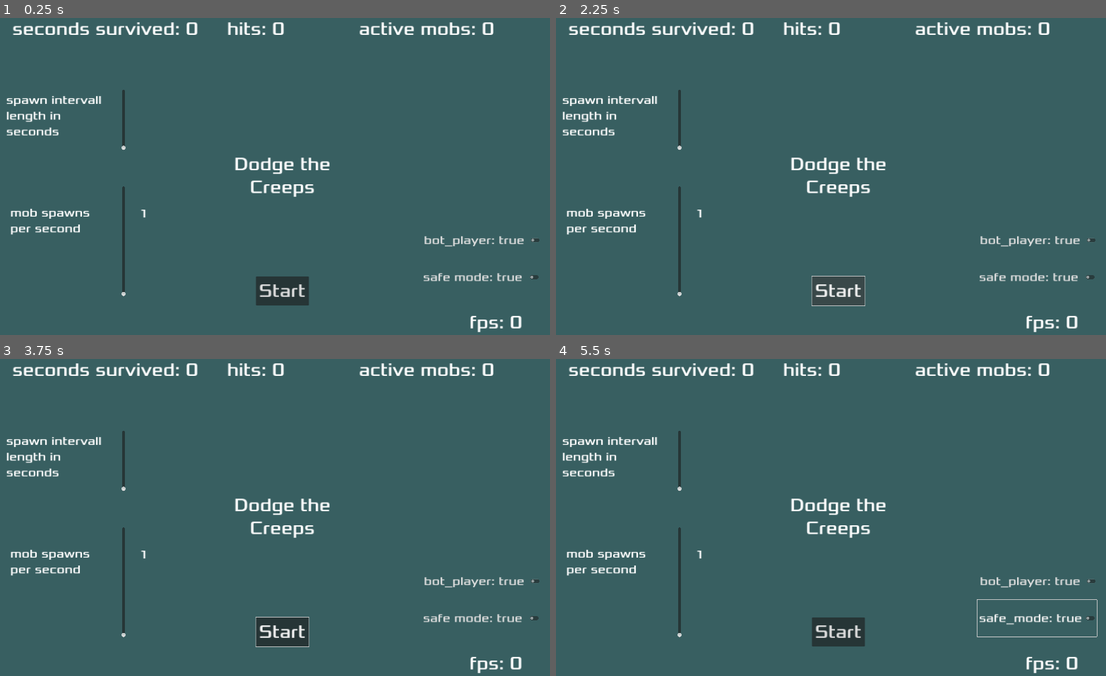
Above: before the commit, frames 1-4 (two rows, left to right).
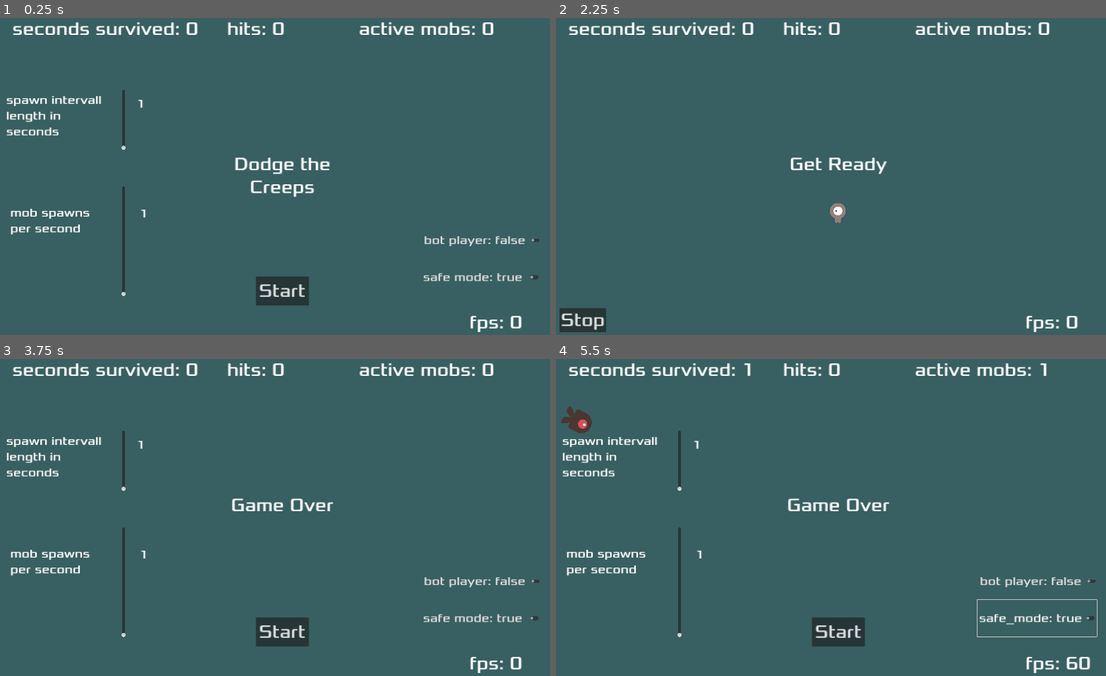
Above: after the commit, the same moments.

Repository: franziskusz/dodge-gds
Game: Godot game, scene res://Main.tscn
Same seed, same stepped clock (60 frames per second), same inputs: the game is played once before the commit and once after it.
Inputs (mouse positions are in pixels of both pictures, inside the frame that each line leads up to):
- Up to frame 1 (0.25 s): no input
- Up to frame 2 (2.25 s): click "bot_player: true" (after the commit: "bot player: false") at 0.5 s; click "bot_player: true" (after the commit: "bot player: true") at 1.25 s; click "Start" at 2 s
- Up to frame 3 (3.75 s): click (280, 631) at 2.75 s, where only the run before the commit has a clickable "Start"; click (27, 660) at 3.5 s, where only the run after the commit has a clickable "Stop"
- Up to frame 4 (5.5 s): click "safe mode: true" at 4.25 s; click "safe_mode: false" at 5 s

The runs differ from the first frame. In frame 1, 0.2% of the frame differs, in the area x 25-96%, y 25-73%; in frame 2, 3.3%, in the area x 0-99%, y 22-100%; in frame 3, 1.0%; in frame 4, 1.4%.
Error before the commit: Cannot call method 'connect' on a null value. (res://Player.gd:56)

Commit message:
bug fixes

Diff:
--- a/HUD.gd
+++ b/HUD.gd
@@ -16,7 +16,9 @@
 func show_message(text):
 	$MessageLabel.text = text
 	$MessageLabel.show()
+	$MessageTimer.set_wait_time(2.0)
 	$MessageTimer.start()
+
 
 
 func show_game_over():
@@ -36,7 +38,7 @@
 	var label_text = "hits: "
 	$HitLabel.text = label_text + str(hits)
 
-func update_mob_counter(mob_counter: int):
+func update_mob_counter_label(mob_counter: int):
 	var label_text = "active mobs: "
 	$MobLabel.text = label_text + str(mob_counter)
 
@@ -73,12 +75,12 @@
 	$SafeModeSwitch.text = "safe_mode: " + str(is_safe)
 
 func init_bot_player_switch():
-	$BotPlayerSwitch.connect("pressed", on_bot_player_switch())
+	$BotPlayerSwitch.connect("pressed", on_bot_player_switch)
 
 func on_bot_player_switch():
 	is_bot_player = !is_bot_player
 	emit_signal("bot_player_switch", is_bot_player)
-	$BotPlayerSwitch.text = "bot_player: "+ str(is_bot_player)
+	$BotPlayerSwitch.text = "bot player: "+ str(is_bot_player)
 
 func init_mob_spawn_slider():
 	$MobSpawnSlider.set_use_rounded_values(true)
@@ -86,7 +88,7 @@
 	$MobSpawnSlider.set_max(100.0)
 	$MobSpawnSlider.set_ticks_on_borders(true)
 
-	$MobSpawnSlider.value_changed.connect(update_mob_spawn_label(1.0))
+	$MobSpawnSlider.value_changed.connect(update_mob_spawn_label)
 	update_mob_spawn_label(1.0)
 
 func update_mob_spawn_label(slider_value: float):
@@ -99,8 +101,8 @@
 	$SpawnIntervallSlider.set_max(60.0)
 	$SpawnIntervallSlider.set_ticks_on_borders(true)
 
-	$SpawnIntervallSlider.value_changed.connect(update_mob_spawn_label(1.0))
-	update_mob_spawn_label(1.0)
+	$SpawnIntervallSlider.value_changed.connect(update_spawn_intervall_slider)
+	update_spawn_intervall_slider(1.0)
 
 func update_spawn_intervall_slider(slider_value: float):
 	var spawn_intervall_length = int(slider_value)
@@ -110,3 +112,4 @@
 	init_mob_spawn_slider()
 	init_spawn_intervall_slider()
 	init_bot_player_switch()
+	$MessageTimer.timeout.connect(_on_MessageTimer_timeout)
--- a/HUD.tscn
+++ b/HUD.tscn
@@ -187,7 +187,6 @@
 theme_override_fonts/font = ExtResource("1_poxll")
 theme_override_font_sizes/font_size = 41
 
-[connection signal="pressed" from="StartButton" to="." method="on_start_button_pressed"]
+[connection signal="pressed" from="StartButton" to="." method="_on_StartButton_pressed"]
 [connection signal="pressed" from="StopButton" to="." method="on_stop_button_pressed"]
-[connection signal="timeout" from="MessageTimer" to="." method="on_message_timer_timeout"]
 [connection signal="pressed" from="SafeModeSwitch" to="." method="on_safe_mode_switch"]
--- a/Main.gd
+++ b/Main.gd
@@ -23,6 +23,7 @@
 func game_over():
 	$ScoreTimer.stop()
 	$MobTimer.stop()
+	$FPSTimer.stop()
 	$HUD.show_game_over()
 	$Music.stop()
 	$DeathSound.play()
@@ -52,6 +53,8 @@
 	$ScoreTimer.start()
 	$FPSTimer.set_wait_time(1.0)
 	$FPSTimer.start()
+
+	frames = 0
 
 	var initial_wave_size = mob_spawns_per_second
 	wave_size = initial_wave_size
@@ -87,24 +90,29 @@
 
 
 func _on_MobTimer_timeout():
+	print("A wave size "+str(wave_size))
 	var wave_size_float = float(wave_size)
 	var spawn_intervall_length_float = float(spawn_intervall_length)
 	var mob_spawns_per_second_float = float(mob_spawns_per_second)
 
 	var loop_var: float = wave_size_float / spawn_intervall_length_float
 	if loop_var < mob_spawns_per_second_float:
-		wave_size += mob_spawns_per_second
+		var wave_size_var = wave_size + mob_spawns_per_second
+		wave_size = wave_size_var
+		#print("loop var " + str(loop_var)) #debug
+		#print("B wave size "+str(wave_size)) #debug
 	else:
 		var i: int = 0
+		#print("C wave size "+str(wave_size)) #debug
 		while i < wave_size:
-			i = i + 1
+			i += 1
 			spawn_mob()
-	wave_size = mob_spawns_per_second
+		wave_size = mob_spawns_per_second
 
 func spawn_mob():
 
 	# Create a new instance of the Mob scene.
-	var mob_scene = mob_scene.instantiate()
+	var mob_scene_inst = mob_scene.instantiate()
 
 	# Choose a random location on Path2D.
 	var mob_spawn_location = get_node(^"MobPath/MobSpawnLocation")
@@ -114,7 +122,7 @@
 	#var direction = mob_spawn_location.rotation + PI / 2
 
 	# Set the mob's position to a random location.
-	mob_scene.position = mob_spawn_location.position
+	mob_scene_inst.position = mob_spawn_location.position
 
 	# Add some randomness to the direction.
 	#direction += randf_range(-PI / 4, PI / 4)
@@ -122,7 +130,7 @@
 
 	var start_target: Vector2 = $Player.position
 	var start_angle: float = mob_spawn_location.position.angle_to_point(start_target)
-	mob_scene.rotation = start_angle
+	mob_scene_inst.rotation = start_angle
 
 	# Choose the velocity for the mob.
 	#var velocity = Vector2(randf_range(150.0, 250.0), 0.0)
@@ -130,7 +138,7 @@
 
 	# Spawn the mob by adding it to the Main scene.
 
-	add_child(mob_scene)
+	add_child(mob_scene_inst)
 
 	update_mob_counter(1)
 
@@ -152,13 +160,15 @@
 
 
 func _ready():
-	$HUD.safe_mode_switch.connect(switch_safe_mode(true))
+	$HUD.safe_mode_switch.connect(switch_safe_mode)
 
-	$HUD/MobSpawnSlider.value_changed.connect(update_mob_spawn_rate(1))
+	$HUD.stop_game.connect(game_over)
 
-	$HUD/SpawnInterVallSlider.value_changed.connect(update_spawn_intervall_length(1))
+	$HUD/MobSpawnSlider.value_changed.connect(update_mob_spawn_rate)
 
-	$Player.send_player_position.connect(update_player_position($StartPosition.position))
+	$HUD/SpawnIntervallSlider.value_changed.connect(update_spawn_intervall_length)
 
-func _process(delta):
+	$Player.send_player_position.connect(update_player_position)
+
+func _process(_delta):
 	frames +=1
--- a/Main.tscn
+++ b/Main.tscn
@@ -56,7 +56,8 @@
 [node name="DeathSound" type="AudioStreamPlayer" parent="."]
 stream = ExtResource("6")
 
-[connection signal="hit" from="Player" to="." method="game_over"]
+[connection signal="safe_mode_shutdown" from="." to="HUD" method="on_stop_button_pressed"]
+[connection signal="hit" from="Player" to="." method="on_hit_count"]
 [connection signal="timeout" from="MobTimer" to="." method="_on_MobTimer_timeout"]
 [connection signal="timeout" from="ScoreTimer" to="." method="_on_ScoreTimer_timeout"]
 [connection signal="timeout" from="StartTimer" to="." method="_on_StartTimer_timeout"]
--- a/Mob.gd
+++ b/Mob.gd
@@ -27,7 +27,7 @@
 
 func update_aiming_direction():
 	var direction_var = get_position().angle_to_point(target)
-	aiming_direction = Vector2(speed, 0.0).rotated(direction)
+	aiming_direction = Vector2(speed, 0.0).rotated(direction_var)
 
 func aim_at_player():
 	var target_var = target
@@ -49,19 +49,19 @@
 	var mob_types = Array($AnimatedSprite2D.sprite_frames.get_animation_names())
 	$AnimatedSprite2D.animation = mob_types.pick_random()
 
-	$Player.send_player_position.connect(update_target(Vector2(0.0,0.0)))
-	$HUD.stop_game.connect(on_game_over_despawn())
+	get_node("../Player").send_player_position.connect(update_target)
+	get_node("../HUD").stop_game.connect(on_game_over_despawn)
 
-	$HUD.start_game.connect(on_start_game())
+	get_node("../HUD").start_game.connect(on_start_game)
 
-	var target_var = $Player.get_position()
+	var target_var = get_node("../Player").get_position()
 	target = target_var
 
 	speed = randf_range(min_speed, max_speed)
 
 	aim_at_player()
 
-func _physics_process(delta):
+func _physics_process(_delta):
 	var initial_force_divisor = Vector2(INITIAL_FORCE_DIVISOR, INITIAL_FORCE_DIVISOR)
 	var aiming_force_divisor = Vector2(AIMING_FORCE_DIVISOR, AIMING_FORCE_DIVISOR)
 	var aiming_direction_var = aiming_direction / aiming_force_divisor
@@ -69,6 +69,6 @@
 	var initial_direction_var = initial_direction / initial_force_divisor
 	apply_force(initial_direction_var)
 
-func _integrate_forces(state):
+func _integrate_forces(_state):
 	var target_var = target
-	look_at(target)
+	look_at(target_var)
--- a/Player.gd
+++ b/Player.gd
@@ -27,7 +27,7 @@
 
 	if is_bot:
 		$BotTimer.set_wait_time(2.0)
-		$BotTimer.time_out.connect(update_bot_direction())
+		$BotTimer.timeout.connect(update_bot_direction)
 		$BotTimer.start()
 
 
@@ -53,8 +53,8 @@
 	screen_size = get_viewport_rect().size
 	hide()
 
-	$Main/HUD.connect("bot_player_switch", update_bot_mode(false))
-	$Main/HUD.connect("stop_game", despawn())
+	get_node("../HUD").connect("bot_player_switch", update_bot_mode)
+	get_node("../HUD").connect("stop_game", despawn)
 
 
 func _process(delta):
@@ -86,8 +86,8 @@
 			$Trail.rotation = PI if velocity.y > 0 else 0
 
 		var change = velocity * delta
-		var position = get_global_position() + change
-		var position_clamped = position.clamp(Vector2.ZERO, screen_size)
+		var position_var = get_global_position() + change
+		var position_clamped = position_var.clamp(Vector2.ZERO, screen_size)
 
 		input_position = position_clamped
 
@@ -96,7 +96,7 @@
 		$AnimatedSprite2D.stop()
 
 
-func _physics_process(delta):
+func _physics_process(_delta):
 	var latest_input_position = input_position
 
 	if player_position != latest_input_position:
